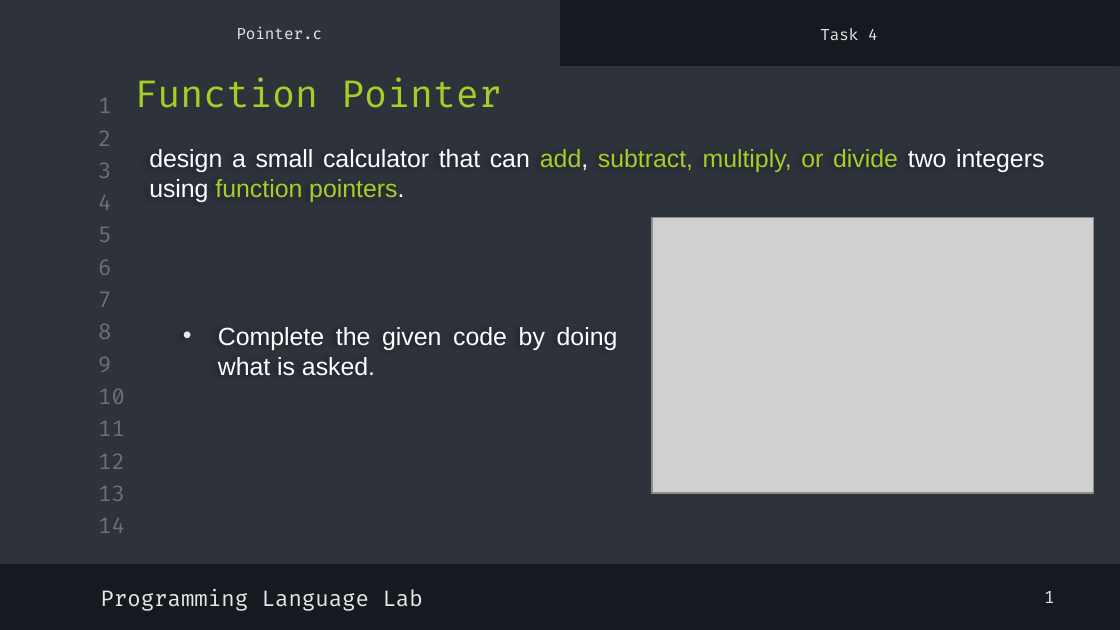
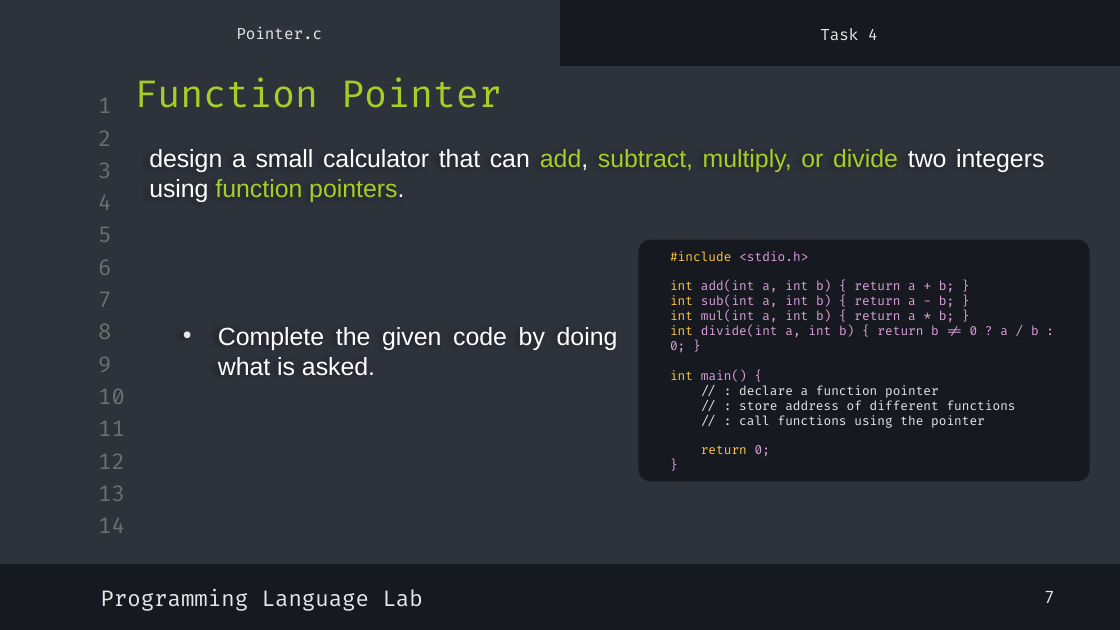
Before and after one commit to shayan-naghizadeh/C-Lab-AUT, a slide deck: slide 9 of slides/9.Pointer_2/Pointer_2.pptx. Drawn at 1120x630 pixels with LibreOffice and Linux fonts; fonts in the diff are those of the drawing; grey boxes stand for pictures. Boxes give left, top, right and bottom in pixels: in the first picture for what was removed or moved away, otherwise in the second. Text is boxed around its words. In the diff, an @@ line names an element or a change of style, - is before the commit and + after.

```diff
--- a/slides/9.Pointer_2/Pointer_2.pptx
+++ b/slides/9.Pointer_2/Pointer_2.pptx
@@ picture removed at (652, 217, 1094, 493) @@
@@ rounded rectangle added at (638, 240, 1090, 482), fill #16191F, 8 pt, text #DBA0DB @@
+#include <stdio.h>
+int add(int a, int b) { return a + b; }
+int sub(int a, int b) { return a - b; }
+int mul(int a, int b) { return a * b; }
+int divide(int a, int b) { return b != 0 ? a / b : 0; }
+int main() {
+// : declare a function pointer
+// : store address of different functions
+// : call functions using the pointer
+return 0;
+}
@@ text at (1044, 591, 1055, 603): text changed @@
-1
+7
```
Also in this commit, not shown: 6 other slides changed, 2 slides removed, 1 other file.
